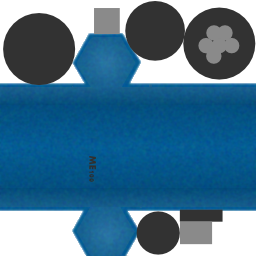
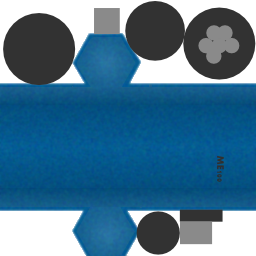
Layers edited between the first and the second 256px x 256px image:
painted on "logo.png" over [89, 155, 224, 182]
